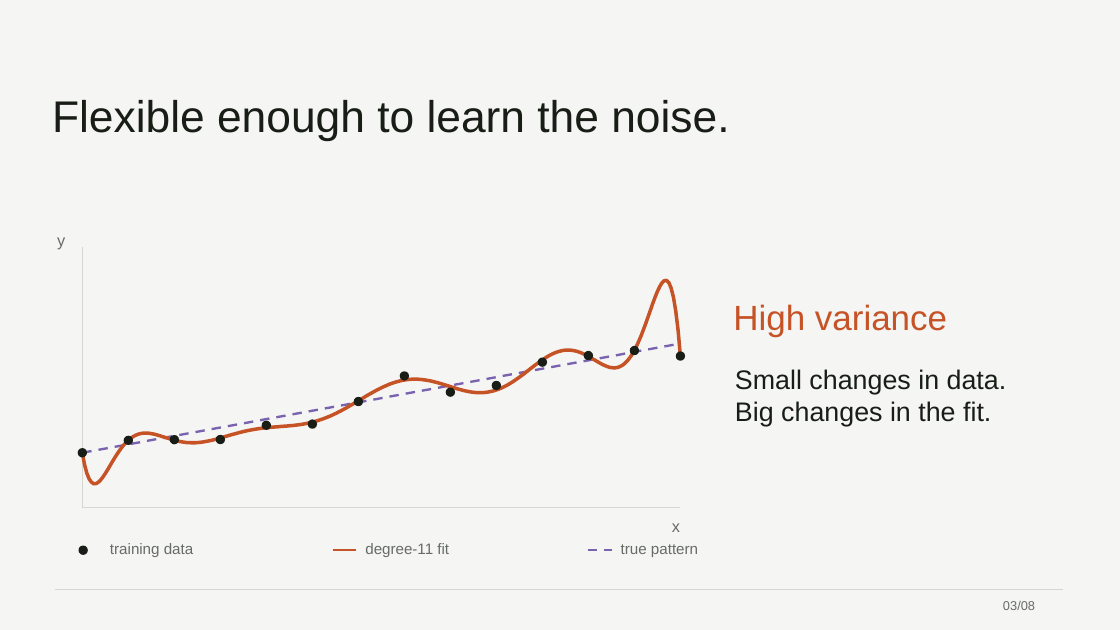
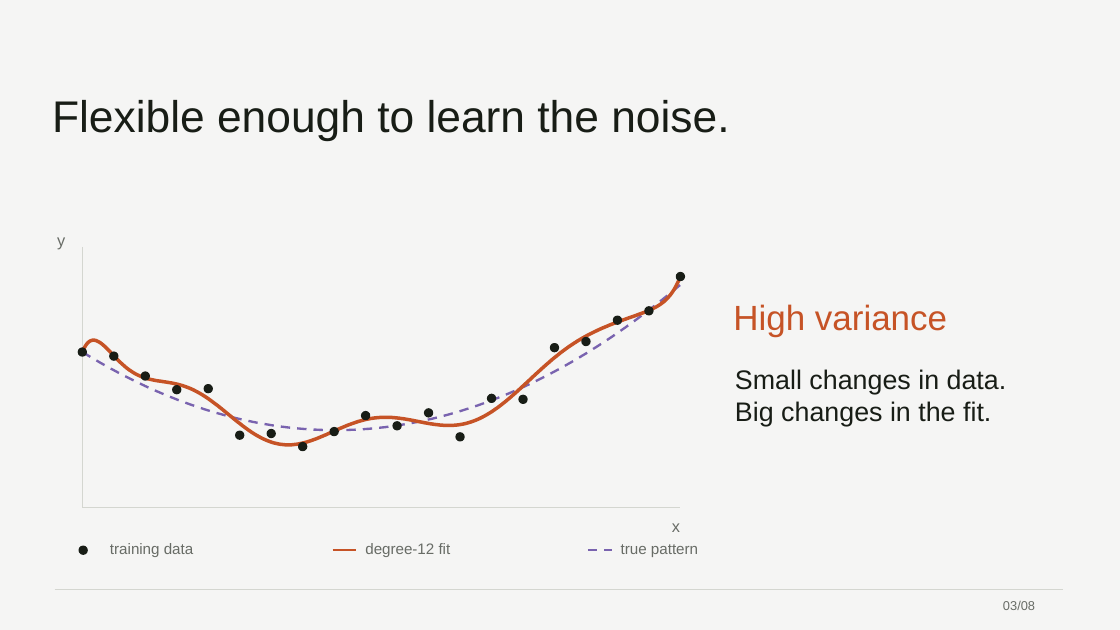
Before and after one commit to 0xABAN/classes, a slide deck: slide 3 of cmpsc-448/presentation/bias-variance-tradeoff.pptx. Drawn at 1120x630 pixels with LibreOffice and Linux fonts; fonts in the diff are those of the drawing. Boxes give left, top, right and bottom in pixels: in the first picture for what was removed or moved away, otherwise in the second. Text is boxed around its words. In the diff, an @@ line names an element or a change of style, - is before the commit and + after.

```diff
--- a/cmpsc-448/presentation/bias-variance-tradeoff.pptx
+++ b/cmpsc-448/presentation/bias-variance-tradeoff.pptx
@@ freeform shape: place and size @@
-freeform shape at <box>82,281,681,484</box>
+freeform shape at <box>82,276,681,444</box>
@@ freeform shape: place and size @@
-freeform shape at <box>82,344,681,453</box>
+freeform shape at <box>82,285,681,430</box>
@@ ellipse added at <box>676,273,684,281</box>, fill #181D16, outline #181D16 1.5 pt @@
@@ ellipse: place and size @@
-ellipse at <box>631,347,639,355</box>
+ellipse at <box>614,317,622,324</box>
@@ ellipse: place and size @@
-ellipse at <box>676,352,684,360</box>
+ellipse at <box>645,308,653,315</box>
@@ ellipse: place and size @@
-ellipse at <box>79,449,87,456</box>
+ellipse at <box>79,349,87,356</box>
@@ ellipse added at <box>110,352,118,360</box>, fill #181D16, outline #181D16 1.5 pt @@
@@ ellipse: place and size @@
-ellipse at <box>539,359,546,366</box>
+ellipse at <box>551,344,559,351</box>
@@ ellipse: place and size @@
-ellipse at <box>585,352,592,360</box>
+ellipse at <box>582,338,590,345</box>
@@ ellipse: place and size @@
-ellipse at <box>124,437,132,444</box>
+ellipse at <box>141,372,149,380</box>
@@ ellipse: place and size @@
-ellipse at <box>171,436,178,444</box>
+ellipse at <box>173,386,181,393</box>
@@ ellipse added at <box>204,385,212,392</box>, fill #181D16, outline #181D16 1.5 pt @@
@@ ellipse: place and size @@
-ellipse at <box>355,398,362,406</box>
+ellipse at <box>362,412,370,419</box>
@@ ellipse: place and size @@
-ellipse at <box>447,388,455,396</box>
+ellipse at <box>425,409,433,417</box>
@@ ellipse: place and size @@
-ellipse at <box>492,381,500,389</box>
+ellipse at <box>488,395,496,402</box>
@@ ellipse added at <box>519,396,527,403</box>, fill #181D16, outline #181D16 1.5 pt @@
@@ ellipse: place and size @@
-ellipse at <box>217,436,224,444</box>
+ellipse at <box>236,432,244,439</box>
@@ ellipse: place and size @@
-ellipse at <box>263,422,271,429</box>
+ellipse at <box>267,430,275,438</box>
@@ ellipse added at <box>299,443,307,450</box>, fill #181D16, outline #181D16 1.5 pt @@
@@ ellipse: place and size @@
-ellipse at <box>308,420,316,428</box>
+ellipse at <box>330,428,338,435</box>
@@ ellipse: place and size @@
-ellipse at <box>401,372,408,380</box>
+ellipse at <box>393,422,401,429</box>
@@ ellipse added at <box>456,434,464,441</box>, fill #181D16, outline #181D16 1.5 pt @@
@@ text at <box>365,543,451,557</box>: text changed @@
-degree-11 fit
+degree-12 fit
```
Also in this commit, not shown: 4 other slides changed, 3 other files.
